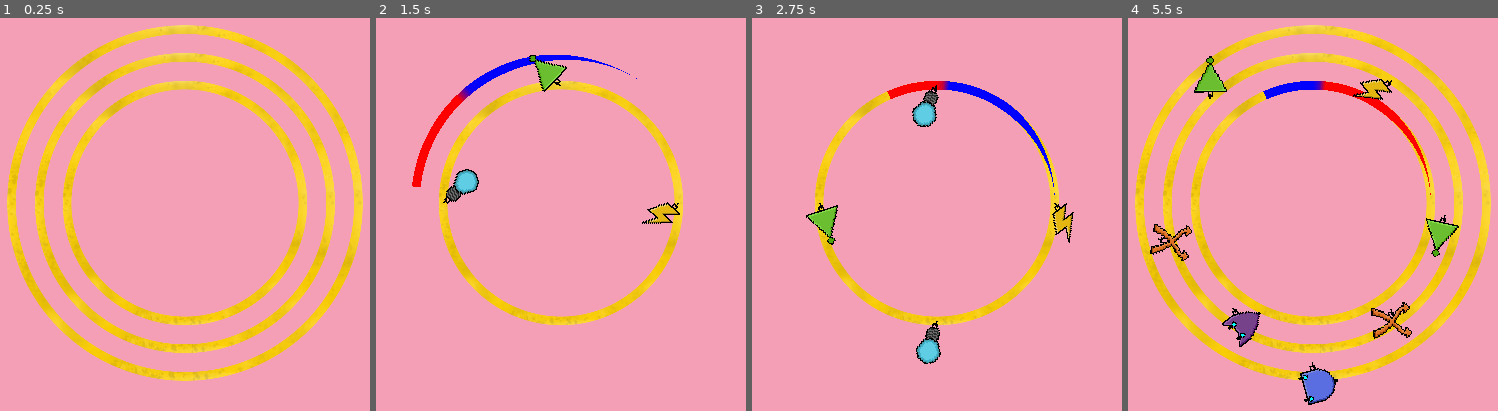
Above: before the commit, frames 1-4 (left to right).
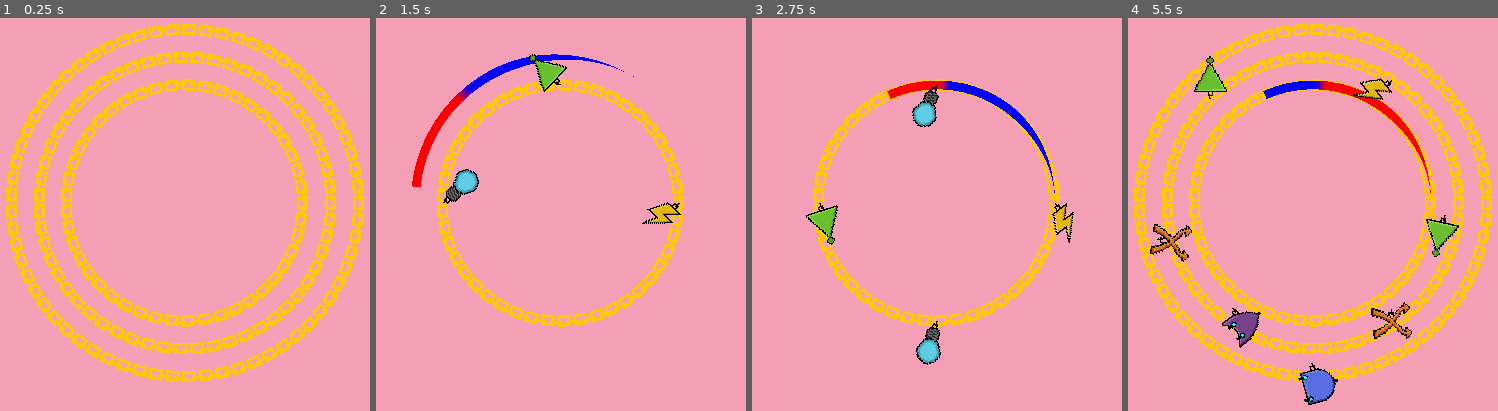
Above: after the commit, the same moments.

Repository: triangle-int/logi-charm
Game: Godot game, scene res://scenes/game.tscn
Same seed, same stepped clock (60 frames per second), same inputs: the game is played once before the commit and once after it.
Inputs (mouse positions are in pixels of both pictures, inside the frame that each line leads up to):
- Up to frame 1 (0.25 s): no input
- Up to frame 2 (1.5 s): tap Enter (ui_accept) at 0.5, 0.77 s; move the mouse to (738, 179) at 0.52 s; tap Tab (ui_focus_next) at 0.6, 1.35 s; move the mouse to (401, 226) at 1.27 s
- Up to frame 3 (2.75 s): tap Enter (ui_accept) at 1.52 s; move the mouse to (1018, 104) at 2.02 s; tap Tab (ui_focus_next) at 2.1 s
- Up to frame 4 (5.5 s): move the mouse to (1272, 293) at 2.77 s; tap Tab (ui_focus_next) every 0.75 s from 2.85 to 5.1 s; tap Enter (ui_accept) at 3.02, 3.77, 4.52 s; move the mouse to (outside the picture) at 3.52 s; move the mouse to (outside the picture) at 4.27 s; move the mouse to (1353, 202) at 5.02 s

The runs differ from the first frame. In frame 1, 15% of the frame differs, in the area x 1-99%, y 1-93%; in frame 2, 4.1%; in frame 3, 3.2%; in frame 4, 14%.

Commit message:
Implemented chains

Diff:
--- a/resources/rings/ring_1.tres
+++ b/resources/rings/ring_1.tres
@@ -4,4 +4,4 @@
 
 [resource]
 script = ExtResource("1_4anmq")
-radiuses = Array[float]([169.75])
+radiuses = Array[float]([170.0])
--- a/resources/rings/ring_2.tres
+++ b/resources/rings/ring_2.tres
@@ -4,4 +4,4 @@
 
 [resource]
 script = ExtResource("1_yke7i")
-radiuses = Array[float]([169.75, 209.75])
+radiuses = Array[float]([170.0, 210.0])
--- a/resources/rings/ring_3.tres
+++ b/resources/rings/ring_3.tres
@@ -4,4 +4,4 @@
 
 [resource]
 script = ExtResource("1_0jdbx")
-radiuses = Array[float]([169.75, 209.75, 249.75])
+radiuses = Array[float]([170.0, 210.0, 250.0])
--- /dev/null
+++ b/scenes/chain.tscn
@@ -0,0 +1,6 @@
+[gd_scene load_steps=2 format=3 uid="uid://dls0r7sl4sncr"]
+
+[ext_resource type="Script" path="res://scripts/chain.gd" id="1_4mego"]
+
+[node name="Chain" type="Node2D"]
+script = ExtResource("1_4mego")
--- /dev/null
+++ b/scenes/chain_node.tscn
@@ -0,0 +1,9 @@
+[gd_scene load_steps=2 format=3 uid="uid://dokbm8dac3v0e"]
+
+[ext_resource type="Texture2D" uid="uid://cnnwyq04rvlqd" path="res://sprites/rings/ring_parts.png" id="1_b3tls"]
+
+[node name="ChainNode" type="Sprite2D"]
+texture_filter = 1
+scale = Vector2(4, 4)
+texture = ExtResource("1_b3tls")
+hframes = 2
--- a/scenes/game.tscn
+++ b/scenes/game.tscn
@@ -1,11 +1,10 @@
-[gd_scene load_steps=7 format=3 uid="uid://bgiov8vdeao7u"]
+[gd_scene load_steps=6 format=3 uid="uid://bgiov8vdeao7u"]
 
-[ext_resource type="Texture2D" uid="uid://skuhewxd3ubq" path="res://sprites/rings/ring_1.png" id="1_i4p3y"]
 [ext_resource type="PackedScene" uid="uid://b60ca387m477t" path="res://scenes/pointer.tscn" id="1_vpf3b"]
 [ext_resource type="Script" path="res://scripts/game_loader.gd" id="1_wymu5"]
-[ext_resource type="Texture2D" uid="uid://c0248cft72o8a" path="res://sprites/rings/ring_2.png" id="2_68dsl"]
-[ext_resource type="Texture2D" uid="uid://dvr68x74iehxd" path="res://sprites/rings/ring_3.png" id="3_b6fgw"]
+[ext_resource type="PackedScene" uid="uid://dls0r7sl4sncr" path="res://scenes/chain.tscn" id="6_mbphy"]
 [ext_resource type="Texture2D" uid="uid://bicsi3j6h1x45" path="res://sprites/one_pixel.png" id="6_yk2oo"]
+[ext_resource type="PackedScene" uid="uid://dokbm8dac3v0e" path="res://scenes/chain_node.tscn" id="7_pxj6s"]
 
 [node name="Game" type="Node2D"]
 script = ExtResource("1_wymu5")
@@ -16,20 +15,24 @@
 
 [node name="Rings" type="Node" parent="Center"]
 
-[node name="Ring1" type="Sprite2D" parent="Center/Rings"]
+[node name="Chain1" parent="Center/Rings" instance=ExtResource("6_mbphy")]
 z_index = -1
-scale = Vector2(0.5, 0.5)
-texture = ExtResource("3_b6fgw")
+position = Vector2(-1, 0)
+chain_node = ExtResource("7_pxj6s")
+node_length = 12.0
+radius = 170.0
 
-[node name="Ring2" type="Sprite2D" parent="Center/Rings"]
+[node name="Chain2" parent="Center/Rings" instance=ExtResource("6_mbphy")]
 z_index = -1
-scale = Vector2(0.5, 0.5)
-texture = ExtResource("2_68dsl")
+chain_node = ExtResource("7_pxj6s")
+node_length = 12.0
+radius = 210.0
 
-[node name="Ring3" type="Sprite2D" parent="Center/Rings"]
+[node name="Chain3" parent="Center/Rings" instance=ExtResource("6_mbphy")]
 z_index = -1
-scale = Vector2(0.5, 0.5)
-texture = ExtResource("1_i4p3y")
+chain_node = ExtResource("7_pxj6s")
+node_length = 12.0
+radius = 250.0
 
 [node name="Pointer" parent="Center" instance=ExtResource("1_vpf3b")]
 
--- /dev/null
+++ b/scripts/chain.gd
@@ -0,0 +1,21 @@
+@tool
+
+extends Node2D
+
+@export var chain_node: PackedScene
+@export var node_length: float
+@export var radius: float
+
+func _ready():
+	var node_count = floor(radius * TAU / node_length) as int
+
+	if node_count % 2 == 1:
+		node_count += 1
+
+	for index in range(node_count):
+		var angle = (index as float) / node_count * TAU
+		var node = chain_node.instantiate() as Sprite2D
+		node.position = Vector2(cos(angle), -sin(angle)) * radius
+		node.rotation = -angle
+		node.frame = index % 2
+		add_child(node)
--- a/scripts/game_loader.gd
+++ b/scripts/game_loader.gd
@@ -33,7 +33,7 @@
 	add_child(current_level)
 	current_level.start_level()
 
-	$Center/Rings/Ring1.visible = current_level.rings_config.radiuses.size() > 0
-	$Center/Rings/Ring2.visible = current_level.rings_config.radiuses.size() > 1
-	$Center/Rings/Ring3.visible = current_level.rings_config.radiuses.size() > 2
+	$Center/Rings/Chain1.visible = current_level.rings_config.radiuses.size() > 0
+	$Center/Rings/Chain2.visible = current_level.rings_config.radiuses.size() > 1
+	$Center/Rings/Chain3.visible = current_level.rings_config.radiuses.size() > 2
 	$Center/Pointer.rings_config = current_level.rings_config
